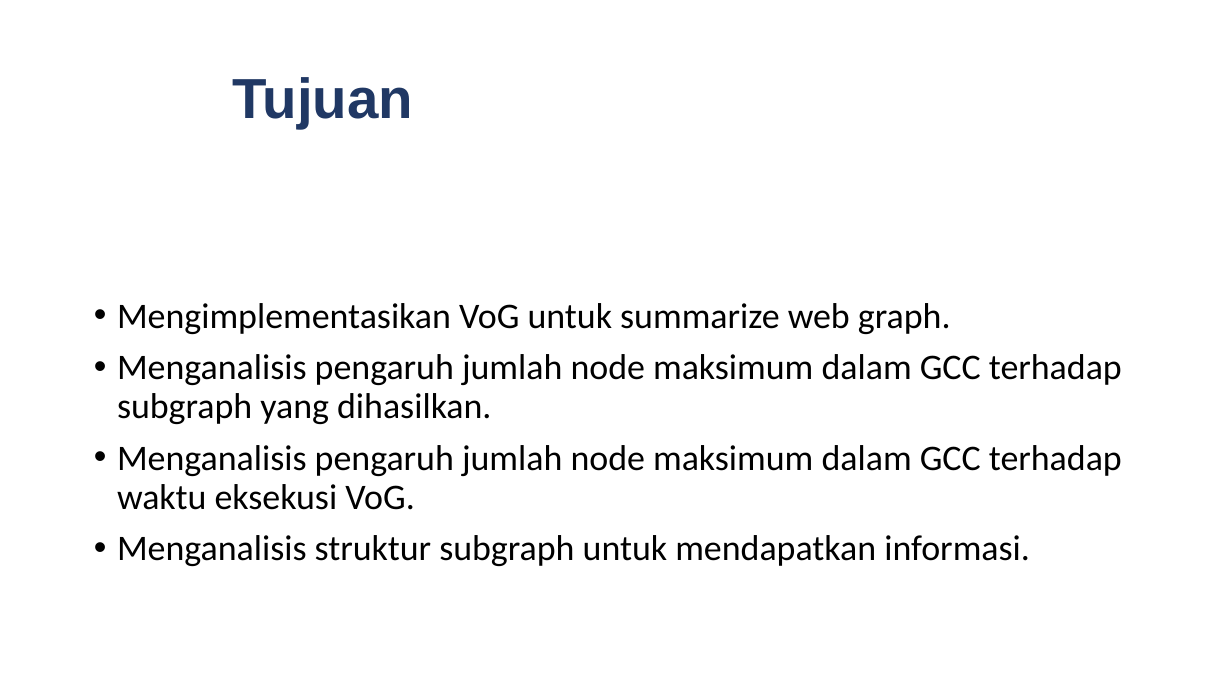
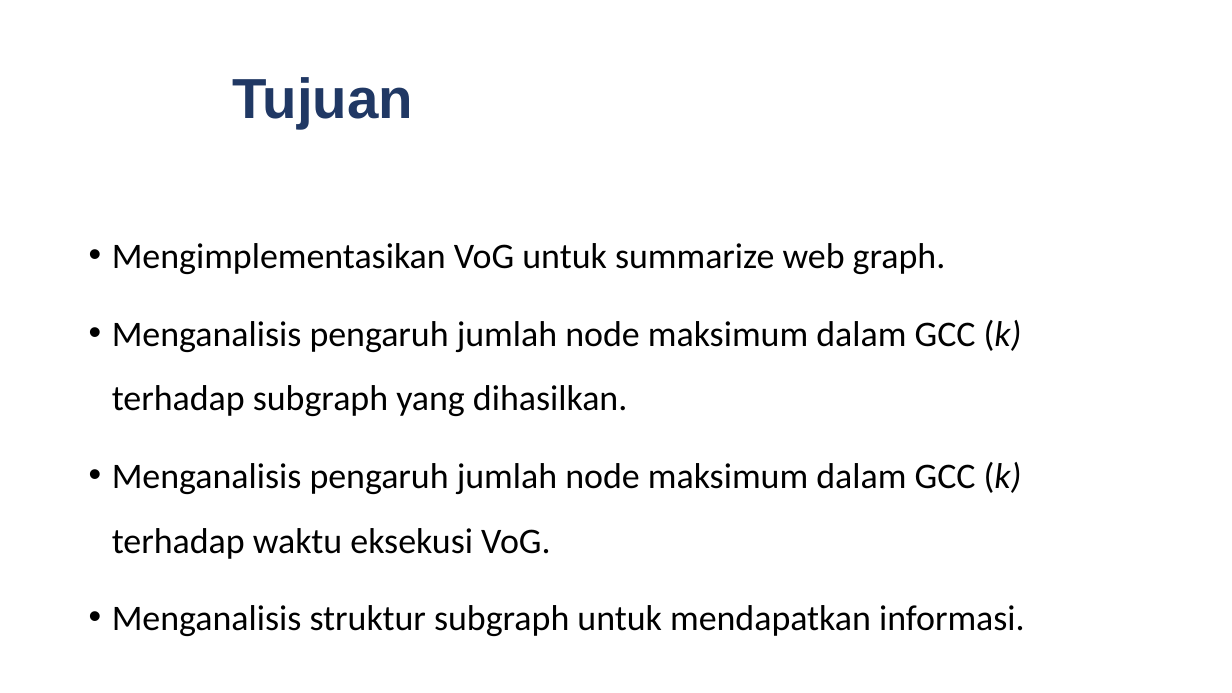
Before and after one commit to satrioadityo/VoG, a slide deck: slide 5 of Presentasi Implementasi VoG.pptx. Drawn at 1232x693 pixels with LibreOffice and Linux fonts; fonts in the diff are those of the drawing; background and template pictures are left out. Boxes give left, top, right and bottom in pixels: in the first picture for what was removed or moved away, otherwise in the second. Text is boxed around its words. In the diff, an @@ line names an element or a change of style, - is before the commit and + after.

```diff
--- a/Presentasi Implementasi VoG.pptx
+++ b/Presentasi Implementasi VoG.pptx
@@ text "Mengimplementasikan VoG untuk summarize web ..." moved from (x1=117, y1=303, x2=1122, y2=566) to (x1=112, y1=243, x2=1025, y2=636) @@
@@ text at (x1=112, y1=243, x2=1025, y2=636): line spacing 0.9 to 1.5 @@
@@ text at (x1=112, y1=320, x2=1022, y2=559): text changed @@
-• Menganalisis pengaruh jumlah node maksimum dalam GCC terhadap subgraph yang dihasilkan.
-• Menganalisis pengaruh jumlah node maksimum dalam GCC terhadap waktu eksekusi VoG.
+• Menganalisis pengaruh jumlah node maksimum dalam GCC (k) terhadap subgraph yang dihasilkan.
+• Menganalisis pengaruh jumlah node maksimum dalam GCC (k) terhadap waktu eksekusi VoG.
```
Also in this commit, not shown: 2 other slides changed, 2 slides added, 2 other files.
